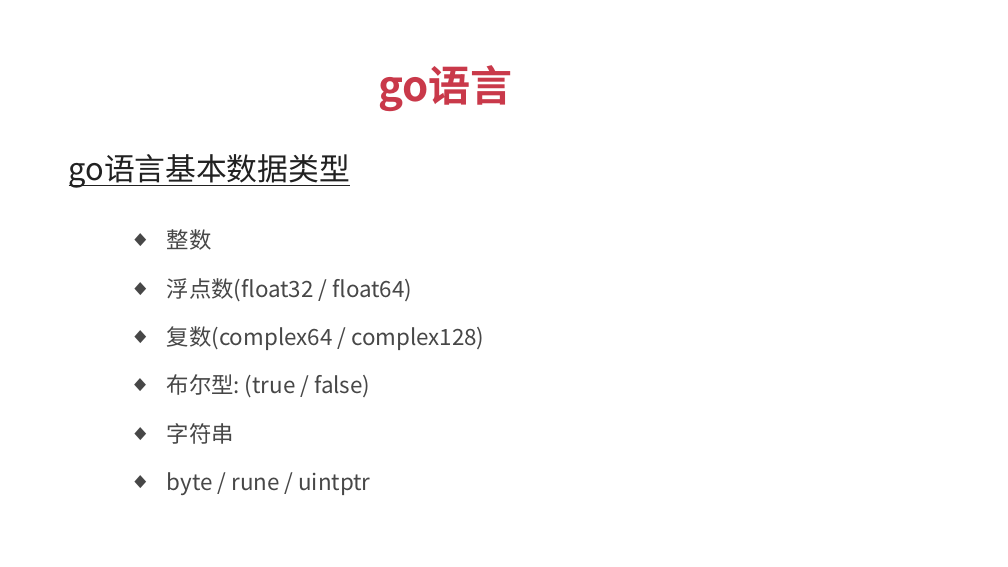
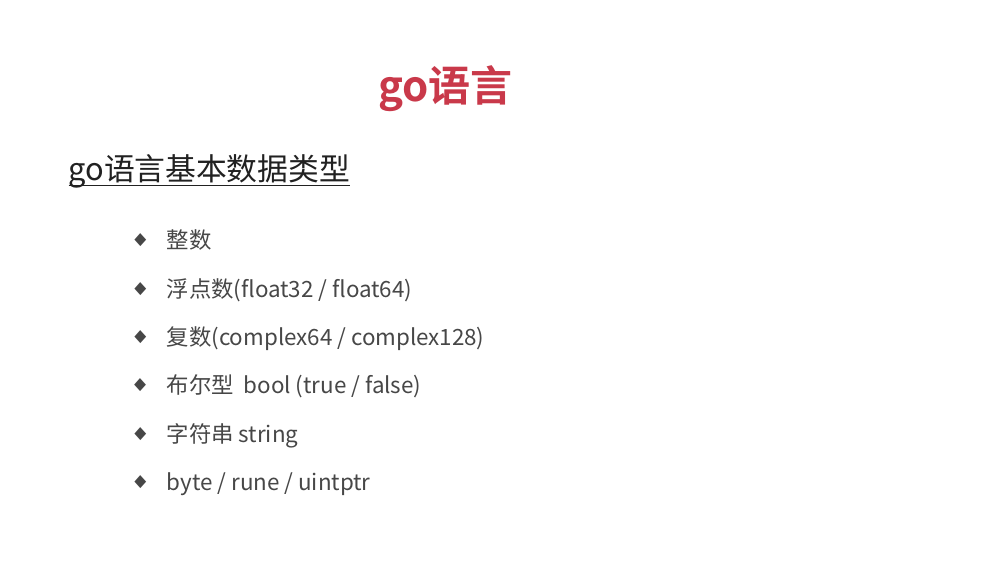
Before and after one commit to xuqiang76/golang, a slide deck: slide 15 of tuling/go语言_傻大猫.pptx (slide 13 before the commit). Drawn at 1008x567 pixels with LibreOffice and Linux fonts; fonts in the diff are those of the drawing. Boxes give left, top, right and bottom in pixels: in the first picture for what was removed or moved away, otherwise in the second. Text is boxed around its words. In the diff, an @@ line names an element or a change of style, - is before the commit and + after.

```diff
--- a/tuling/go语言_傻大猫.pptx
+++ b/tuling/go语言_傻大猫.pptx
@@ text at <box>167,374,421,397</box>: text changed @@
-  ◆ 布尔型: (true / false)
+  ◆ 布尔型 bool (true / false)
@@ text at <box>167,423,298,447</box>: text changed @@
-  ◆ 字符串
+  ◆ 字符串 string
```
Also in this commit, not shown: 2 other slides changed, 4 slides added, 2 other files.
